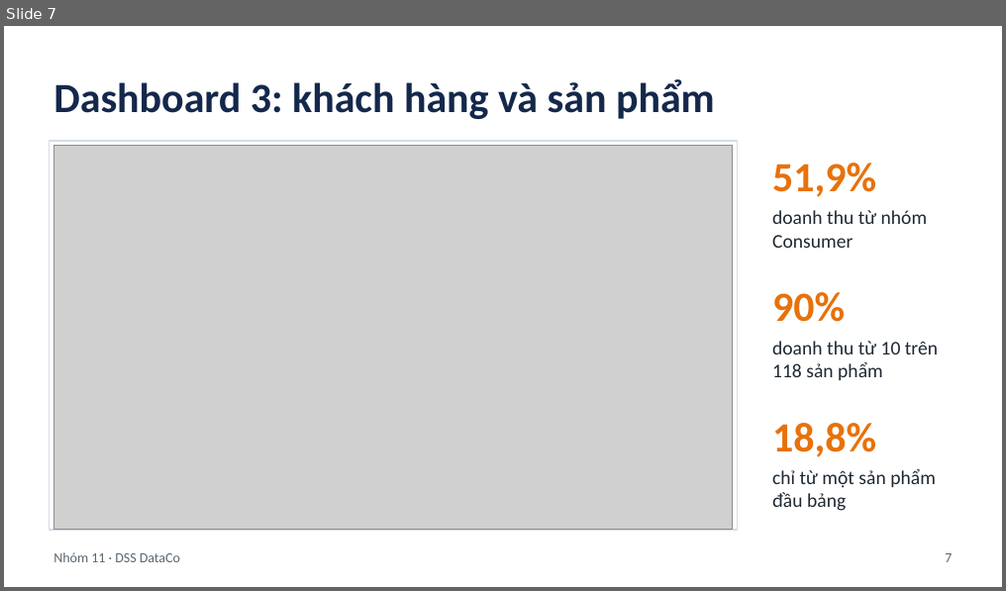
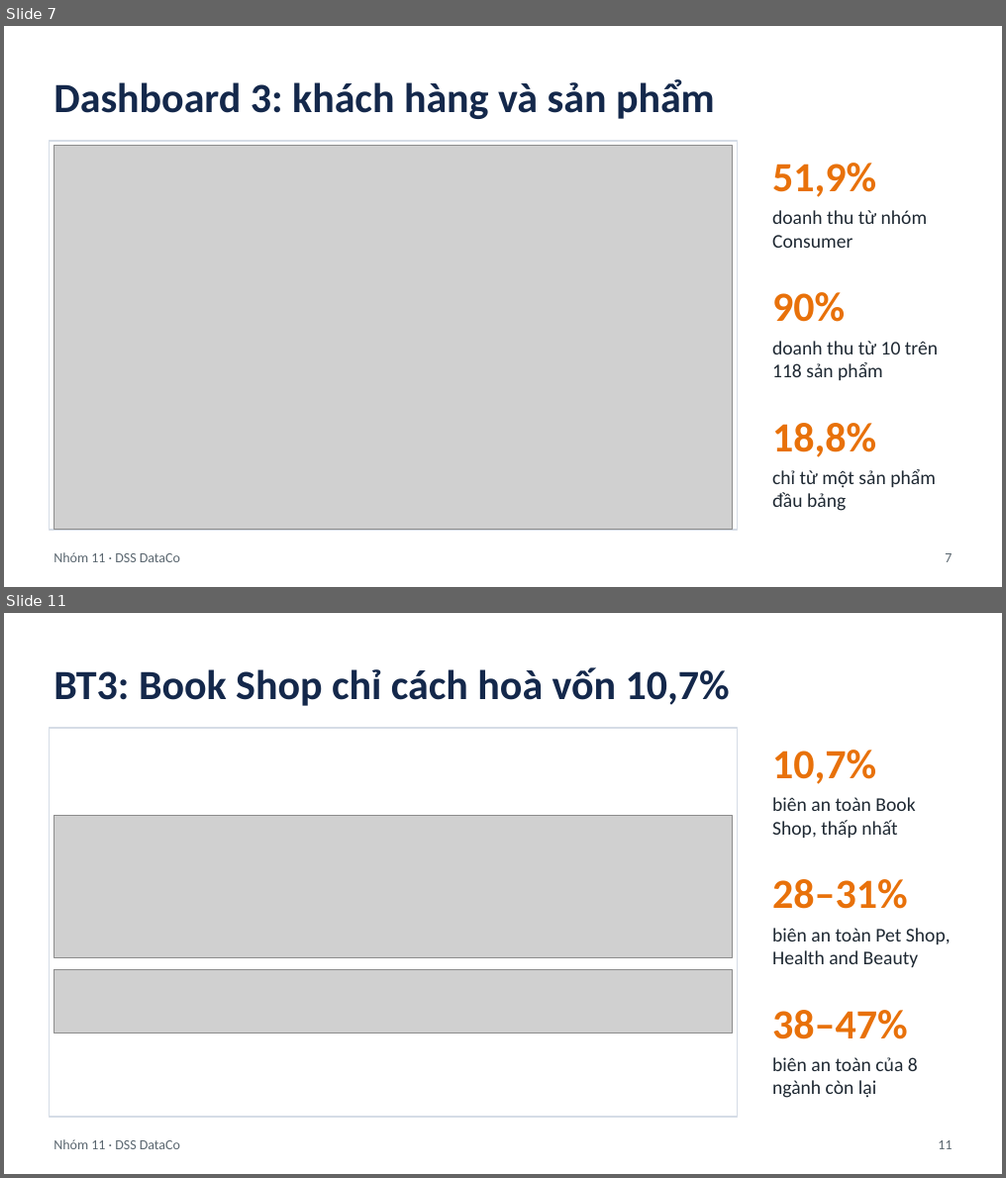
Before and after one commit to ThanhDuonghcmut/DSS, a slide deck: MaNhom_TrinhBay.pptx. Shown one above the other, each under a label of ours: slide 7 before the commit, slides 7 and 11 after it; the slides between them are not shown. The pictures are 1006x591 and 1006x1178 pixels, drawn with LibreOffice and Linux fonts; fonts in the diff are those of the drawing; grey boxes stand for pictures. Boxes give left, top, right and bottom in pixels: in the first picture for what was removed or moved away, otherwise in the second. Text is boxed around its words. In the diff, an @@ line names an element or a change of style, - is before the commit and + after.

```diff
--- a/MaNhom_TrinhBay.pptx
+++ b/MaNhom_TrinhBay.pptx
@@ slide 11 added at (4,613,1002,1174), background #FFFFFF @@
@@ text added at (54,667,730,706), 30 pt, text #14284B, bold @@
+BT3: Book Shop chỉ cách hoà vốn 10,7%
@@ rectangle added at (49,728,738,1117), fill #FFFFFF, outline #D5DCE6 1 pt @@
@@ text added at (772,750,876,784), 30 pt, text #E8710A, bold @@
+10,7%
@@ picture added at (54,815,733,958) @@
@@ text added at (772,797,915,838), 14 pt, text #1F2933 @@
+biên an toàn Book Shop, thấp nhất
@@ text added at (772,879,908,909), 30 pt, text #E8710A, bold @@
+28–31%
@@ text added at (772,928,950,967), 14 pt, text #1F2933 @@
+biên an toàn Pet Shop, Health and Beauty
@@ picture added at (54,970,733,1034) @@
@@ text added at (772,1010,908,1040), 30 pt, text #E8710A, bold @@
+38–47%
@@ text added at (772,1058,918,1098), 14 pt, text #1F2933 @@
+biên an toàn của 8 ngành còn lại
@@ text added at (54,1140,180,1150), 10 pt, text #5B6770 @@
+Nhóm 11 · DSS DataCo
@@ text added at (938,1141,951,1150), 10 pt, text #5B6770 @@
+11
```
Also in this commit, not shown: 2 slides changed, 3 other slides added.
